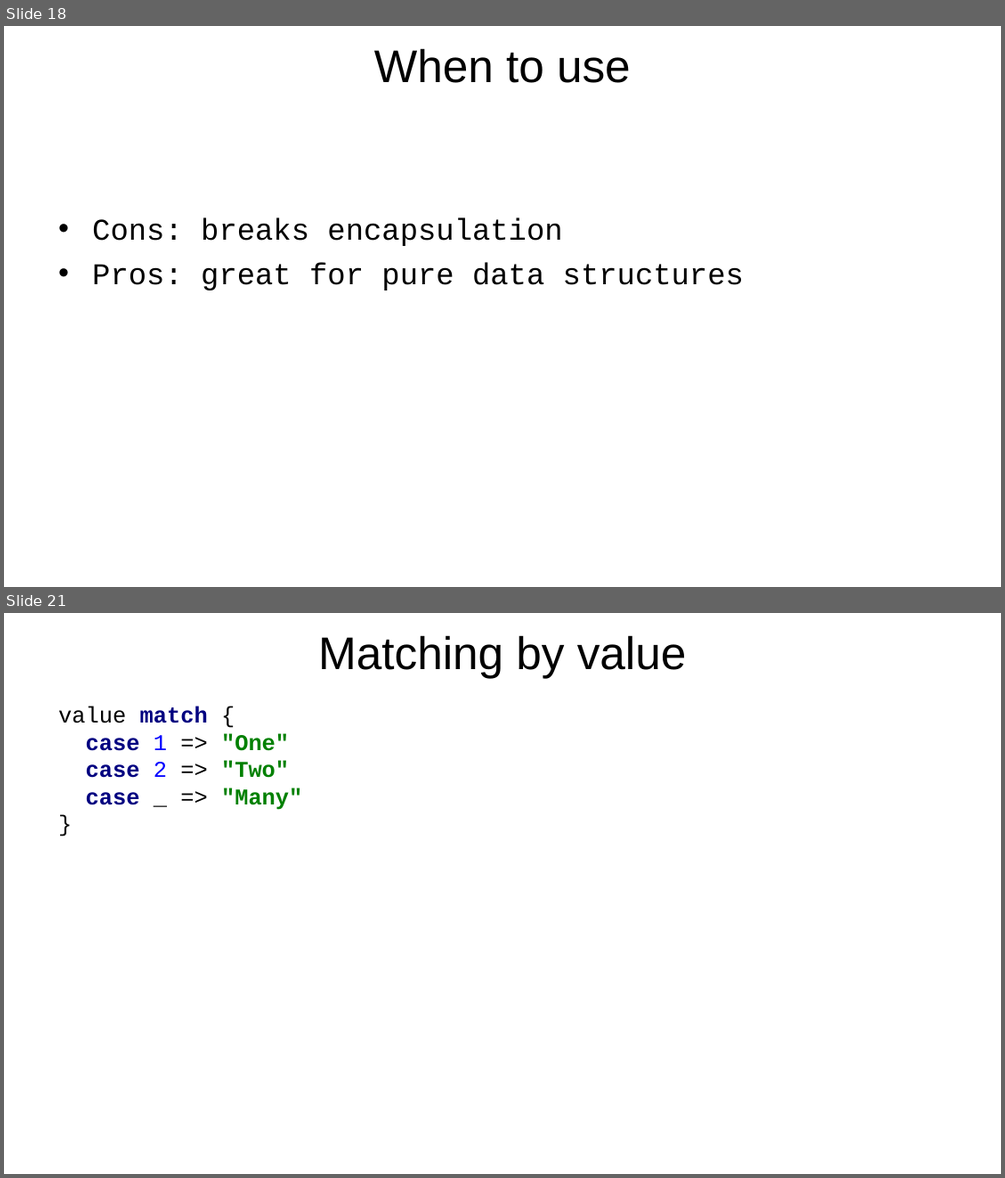
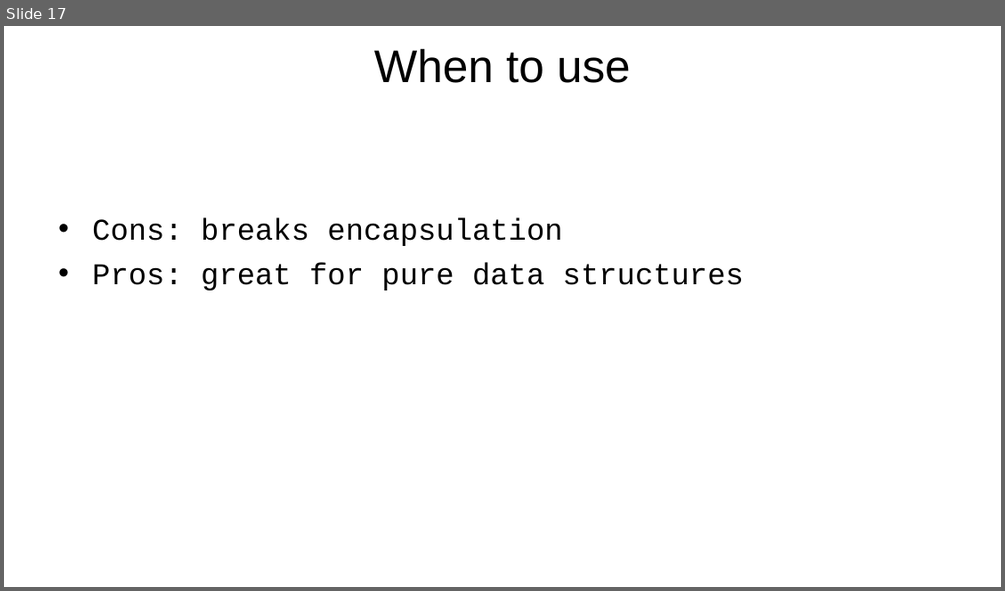
Before and after one commit to volodymyr-korolyov/meetup-scala-pattern-matching, a slide deck: Scala pattern matching.pptx. Shown one above the other, each under a label of ours: slides 18 and 21 before the commit, slide 17 after it; the slides between them are not shown. The pictures are 1005x1178 and 1005x591 pixels, drawn with LibreOffice and Linux fonts; fonts in the diff are those of the drawing; background and template pictures are left out. Boxes give left, top, right and bottom in pixels: in the first picture for what was removed or moved away, otherwise in the second. Text is boxed around its words. In the diff, an @@ line names an element or a change of style, - is before the commit and + after.

```diff
--- a/Scala pattern matching.pptx
+++ b/Scala pattern matching.pptx
@@ slide 21 removed at [4, 613, 1001, 1174], background picture (left out) @@
@@ text removed at [318, 635, 687, 678] @@
-Matching by value
@@ text removed at [58, 706, 302, 810] @@
-value match {
-case 1 => "One"
-case 2 => "Two"
-case _ => "Many"
-}
@@ what was slide 18 is now slide 17 @@
```
Also in this commit, not shown: 5 slides added, 1 other slide removed, 3 other files.
